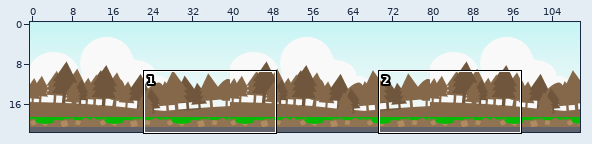
Tiled map -- maps/mapa.tmx. The picture above shows the old version from afar; the outline marks the close-up.
Close-up. Before:
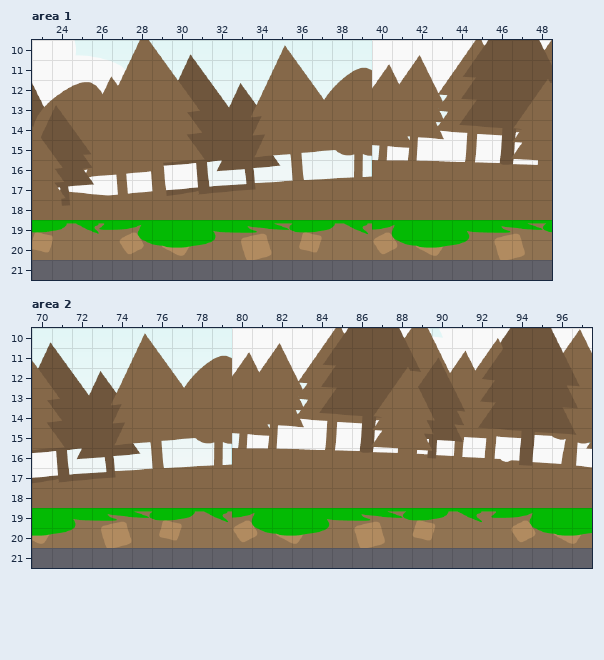
Cells are 32x32 px. Shown: area 1 x 23..48, y 10..21; area 2 x 70..97, y 10..21. The commit also changed other parts of the map, which this record leaves out. The old version is drawn lined up with the new one.
New version:
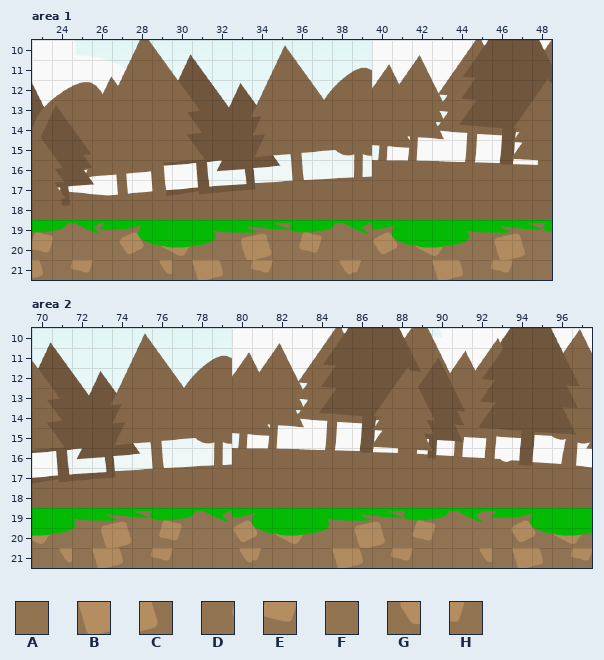
Key: from "floresta": A 845 "ground", B 860 "ground", C 861 "ground", D 862 "ground", E 863 "ground", F 864 "ground", G 867 "ground", H 877 "ground".
_ is an empty cell.
From old to new:
Changed rows in their new state; . is an unchanged cell.
map size 185x21 -> 185x22 cells
Layer "Camada de Tiles 1", area 1:
first column x 23:
21 CDEFAAGABCDEFAAGHAAABCDEFA
Layer "Camada de Tiles 1", area 2:
first column x 70:
21 AGABCDEFAAGHAAABCDEFAAGABCDE
